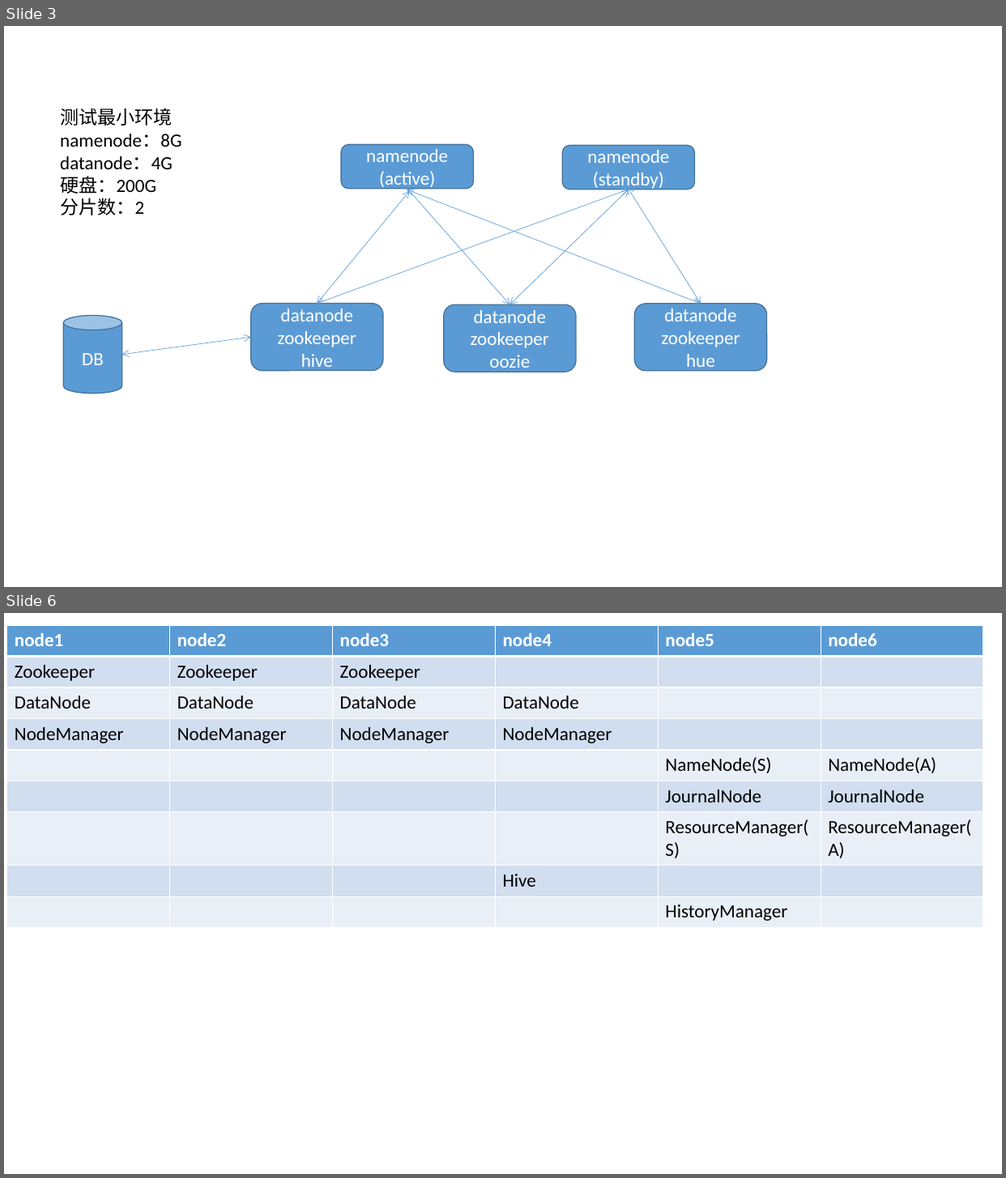
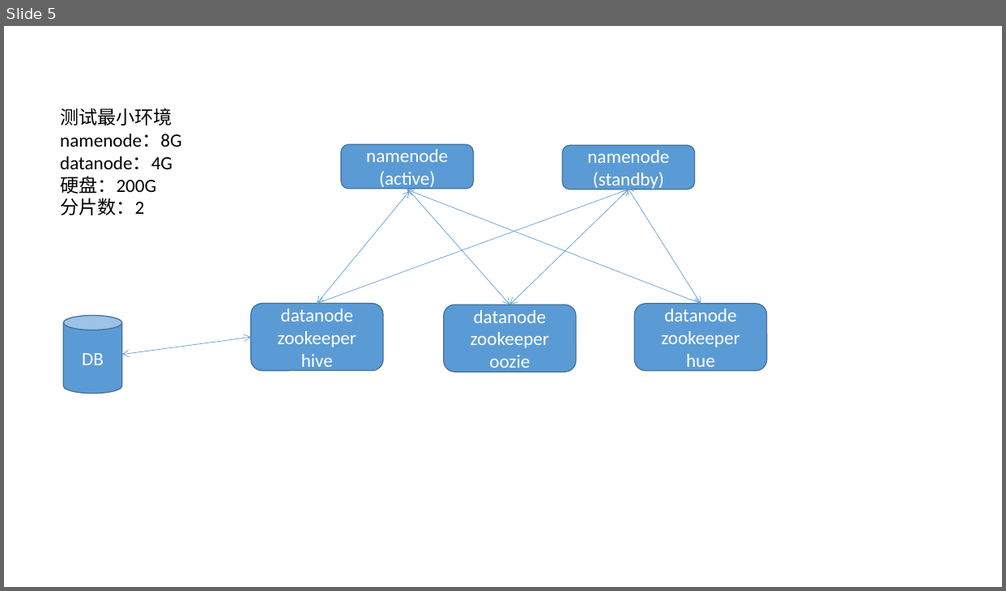
Before and after one commit to rockleeprc/note, a slide deck: ppt/BI.pptx. Shown one above the other, each under a label of ours: slides 3 and 6 before the commit, slide 5 after it; the slides between them are not shown. The pictures are 1006x1178 and 1006x591 pixels, drawn with LibreOffice and Linux fonts; fonts in the diff are those of the drawing. Boxes give left, top, right and bottom in pixels: in the first picture for what was removed or moved away, otherwise in the second. Text is boxed around its words. In the diff, an @@ line names an element or a change of style, - is before the commit and + after.

```diff
--- a/ppt/BI.pptx
+++ b/ppt/BI.pptx
@@ slide 6 removed at (x1=4, y1=613, x2=1002, y2=1174), background #FFFFFF @@
@@ table removed at (x1=7, y1=625, x2=982, y2=926), 9 rows, 6 columns @@
-node1 | node2 | node3 | node4 | node5 | node6
-Zookeeper | Zookeeper | Zookeeper |  |  | 
-DataNode | DataNode | DataNode | DataNode |  | 
-NodeManager | NodeManager | NodeManager | NodeManager |  | 
- |  |  |  | NameNode(S) | NameNode(A)
- |  |  |  | JournalNode | JournalNode
- |  |  |  | ResourceManager(S) | ResourceManager(A)
- |  |  | Hive |  | 
- |  |  |  | HistoryManager | 
@@ what was slide 3 is now slide 5 @@
```
Also in this commit, not shown: 1 slide changed, 1 slide added, 3 other slides removed, 3 other files.
